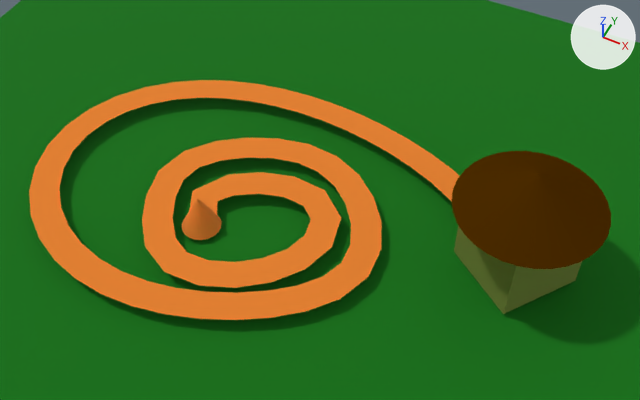
Before and after pictures for a commit that changed the Blender file Assets/Models/map.blend.
One viewpoint serves both versions: a 50 mm lens placed at (20.1, -31.9, 44.6), pointed at (3.7, 1.0, 3.5). The lights are fixed; the arrows at upper right show +X, +Y and +Z.

In view in the first picture: 'Ground', 'House', 'Path', 'Spawn'.
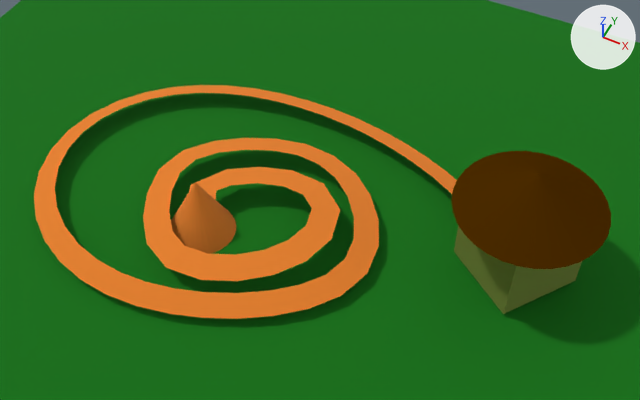
What differs and where, as boxes (x1, y1, x2, y2) in the pictures (640 x 400 px):
'Path', reshaped
    before: (29, 80, 459, 320)
    after: (34, 85, 457, 319)
'Spawn', moved, rescaled
    before: (182, 198, 222, 240)
    after: (171, 182, 236, 254)

Patch to the scene script:
```diff
--- a/Assets/Models/map.blend.py
+++ b/Assets/Models/map.blend.py
@@ cu_nurbspath @@
 _sp = cu_nurbspath.splines.new('NURBS'); _sp.points.add(16)
-_sp.points.foreach_set('co', [-3.909, -1.027, 2.474, 1.0, -5.563, 0.627, 2.474, 1.0, 2.514, 6.404, 2.474, 1.0, 7.668, -1.249, 2.474, 1.0, -2.818, -8.088, 2.474, 1.0, -6.31, -3.122, 2.474, 1.0, -8.499, 1.803, 2.474, 1.0, -4.121, 5.634, 2.474, 1.0, 2.584, 7.781, 2.474, 1.0, 8.604, 0.666, 2.474, 1.0, 6.962, -5.354, 2.474, 1.0, -8.362, -12.47, 2.474, 1.0, -20.95, 0.119, 2.474, 1.0, -7.815, 16.54, 2.474, 1.0, 18.38, 7.627, 2.474, 1.0, 17.08, -1.982, 2.474, 1.0, 20.38, -13.92, 2.474, 1.0])
+_sp.points.foreach_set('co', [-3.909, -1.027, 4.974, 1.0, -5.563, 0.627, 4.019, 1.0, 2.514, 6.404, 4.762, 1.0, 7.668, -1.249, 4.49, 1.0, -2.818, -8.088, 4.007, 1.0, -6.31, -3.122, 3.777, 1.0, -8.499, 1.803, 3.854, 1.0, -4.121, 5.634, 3.254, 1.0, 2.584, 7.781, 3.335, 1.0, 8.604, 0.666, 3.264, 1.0, 6.962, -5.354, 2.474, 1.0, -8.362, -12.47, 2.474, 1.0, -20.95, 0.119, 2.474, 1.0, -7.815, 16.54, 2.474, 1.0, 18.38, 7.627, 2.474, 1.0, 17.08, -1.982, 2.474, 1.0, 20.38, -13.92, 2.474, 1.0])
 _sp.order_u = 5
@@ ob_spawn @@
 ob_spawn = bpy.data.objects.new('Spawn', me_cone)
-ob_spawn.location = (-3.45, -1.94, 1.69)
-ob_spawn.scale = (1.3, 1.3, 1.3)
+ob_spawn.location = (-3.45, -1.94, 2.11)
+ob_spawn.scale = (2.34, 2.34, 2.34)
```
